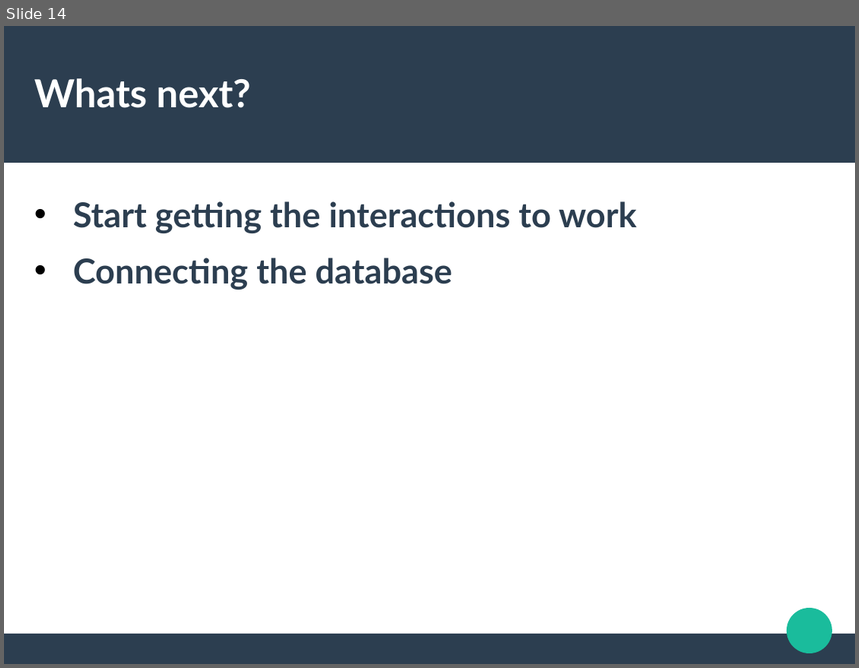
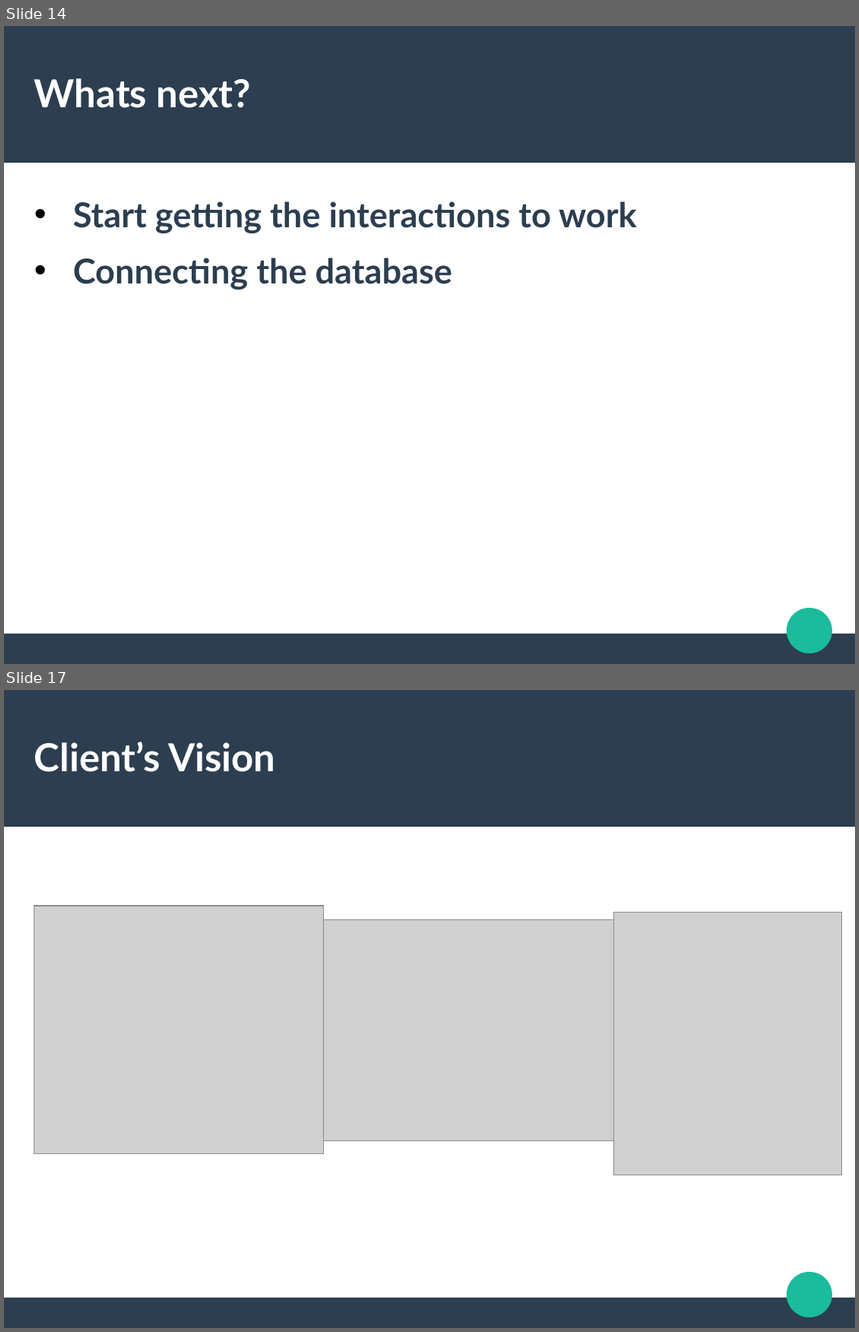
Before and after one commit to GGC-SD/SustainabilityWebsite, a slide deck: Fall2020HTMLDemo/UI.odp. Shown one above the other, each under a label of ours: slide 14 before the commit, slides 14 and 17 after it; the slides between them are not shown. The pictures are 859x668 and 859x1332 pixels, drawn with LibreOffice and Linux fonts; fonts in the diff are those of the drawing; grey boxes stand for pictures. Boxes give left, top, right and bottom in pixels: in the first picture for what was removed or moved away, otherwise in the second. Text is boxed around its words. In the diff, an @@ line names an element or a change of style, - is before the commit and + after.

```diff
--- a/Fall2020HTMLDemo/UI.odp
+++ b/Fall2020HTMLDemo/UI.odp
@@ slide 17 added at <box>4,690,855,1328</box>, background #FFFFFF; not listed: 3 template elements that a slide beside it also shows @@
@@ title added at <box>34,742,275,772</box>, 36 pt, text #FFFFFF, bold @@
+Client’s Vision
@@ picture added at <box>34,907,323,1154</box> @@
@@ picture added at <box>614,913,843,1176</box> @@
@@ picture added at <box>324,920,614,1141</box> @@
```
Also in this commit, not shown: 10 other slides added.
